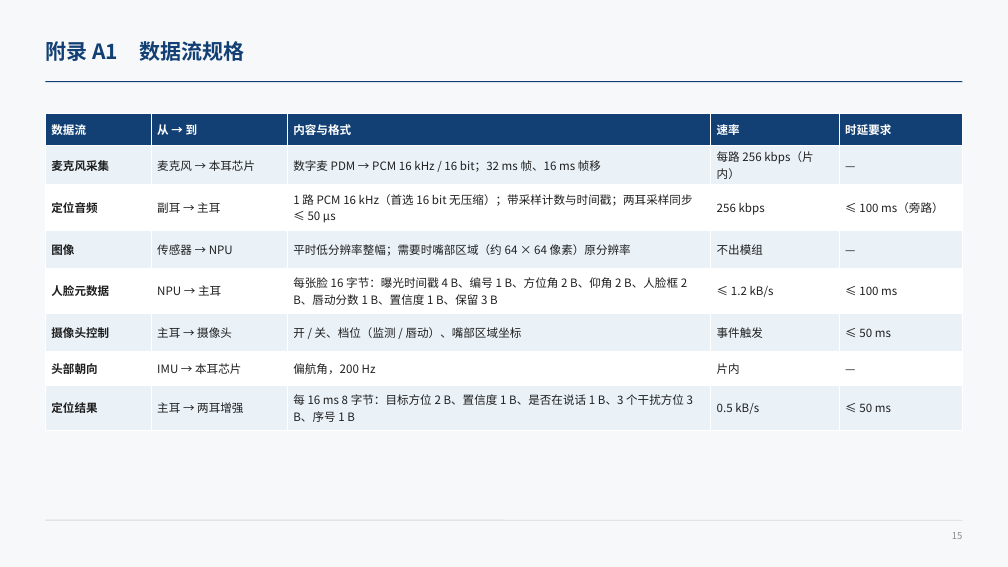
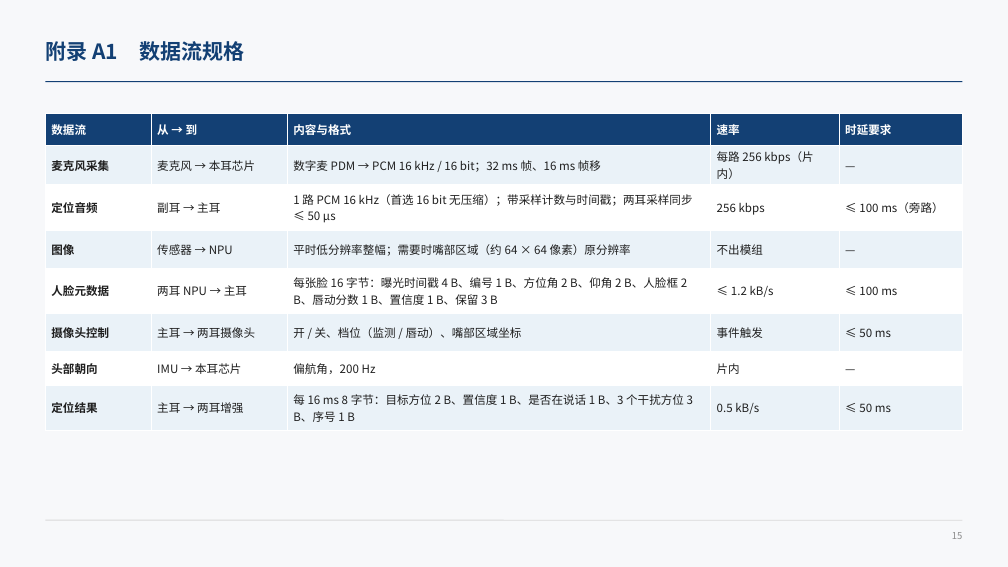
Before and after one commit to ZeroFoxxi/ssl-scene1, a slide deck: slide 15 of 02_耳机声源定位/耳机摄像头听觉辅助_整体设计方案.pptx. Drawn at 1008x567 pixels with LibreOffice and Linux fonts; fonts in the diff are those of the drawing. Boxes give left, top, right and bottom in pixels: in the first picture for what was removed or moved away, otherwise in the second. Text is boxed around its words. In the diff, an @@ line names an element or a change of style, - is before the commit and + after.

```diff
--- a/02_耳机声源定位/耳机摄像头听觉辅助_整体设计方案.pptx
+++ b/02_耳机声源定位/耳机摄像头听觉辅助_整体设计方案.pptx
@@ table at (45, 113, 963, 426) @@
-row 5, column 2: NPU → 主耳
+row 5, column 2: 两耳 NPU → 主耳
-row 6, column 2: 主耳 → 摄像头
+row 6, column 2: 主耳 → 两耳摄像头
```
Also in this commit, not shown: 4 other slides changed, 4 other files.
